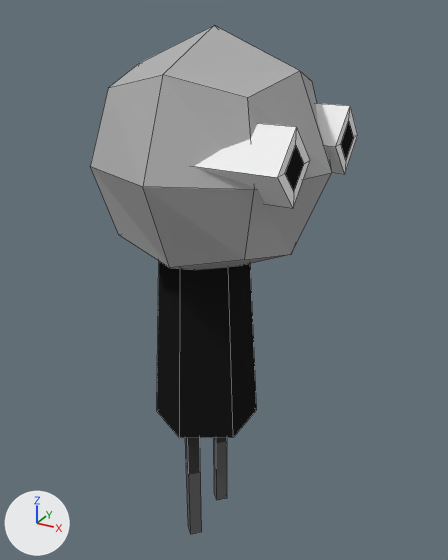
An edit to the Blender file assets/art/trtr.blend, drawn before and after from the same camera.
Camera for both pictures: a 50 mm lens placed at (0.955, -1.606, 1.809), pointed at (0.043, 0.051, 0.98). Every picture has the same lights, and +X, +Y and +Z are marked at lower left. The first picture is the older version. Mesh edges are drawn as thin lines.

The first picture shows 'Eyes', 'Head', 'Legs', 'Shirt'.
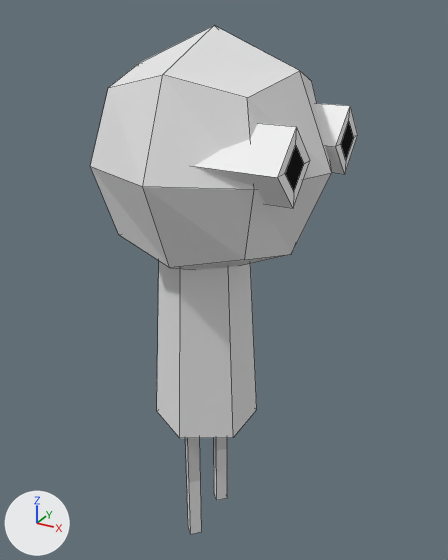
Where the newer file only moved an object's origin or applied its transform, the numbers keep the older frame.

The change, as a list of edits to the scene's bpy script:
```text
Change me_cylinder_002:
    where me_cylinder_002.from_pydata(...)  # 16 vertices, 11 faces; spans x -0.3..0.3, y -2.3..0.3, z -4.0..1.0
    used by ob_legs; location = (0.0, 0.1, 0.4); scale = (0.1, 0.1, 0.1)
    me_cylinder_002 part 1: texture (UV) coordinates of 11 of 11 faces, centred in x -0.15..0.15, y -2.15..0.15, z -4.0..1.0, changed; they spanned u 0.64..0.83, v 0.93..0.95 and now span u 0.16..0.35, v 0.93..0.96
Change me_cylinder_003:
    where me_cylinder_003.from_pydata(...)  # 16 vertices, 9 faces; spans x -1.56..1.56, y -2.8..0.8, z 0.76..7.24
    used by ob_shirt; location = (0.0, 0.1, 0.4); scale = (0.1, 0.1, 0.1)
    me_cylinder_003 part 2: texture (UV) coordinates of 9 of 9 faces, centred in x -1.4..1.4, y -2.21..0.21, z 0.76..7.24, changed; they spanned u 0.83..0.96, v 0.93..0.95 and now span u 0.18..0.18, v 0.93..0.93
Change me_cylinder_004:
    used by ob_head; location = (0.0, 0.1, 0.4); scale = (0.1, 0.1, 0.1)
    verts and faces of me_cylinder_004; kept vertices keep their numbers, new ones are numbered from 26
    before: 1 (-1.72, -3.12, 12.08) at pixel (108, 87), 3 (-1.72, 1.12, 12.08), 5 (2.52, -3.12, 12.08) at pixel (247, 97), 7 (2.52, 1.12, 12.08) at pixel (311, 81), 9 (-2.2, -3.6, 9.96) at pixel (90, 166)
    before: 10 (-2.2, -1.0, 12.56) at pixel (139, 63), 11 (-2.2, 1.6, 9.96), 13 (0.4, 1.6, 12.56), 14 (3.0, 1.6, 9.96), 16 (3.0, -1.0, 12.56) at pixel (299, 70)
    before: 17 (3.0, -3.6, 9.96) at pixel (254, 189), 19 (0.4, -3.6, 12.56) at pixel (162, 74), 22 (0.4, -4.67, 9.96) at pixel (142, 186), 23 (4.07, -1.0, 9.96) at pixel (331, 172), 24 (0.4, 2.67, 9.96)
    before: 25 (-3.27, -1.0, 9.96)
    remove me_cylinder_004.from_pydata(...)  # 26 vertices, 24 faces; spans x -3.27..4.07, y -4.67..2.67, z 6.29..13.63
    add me_cylinder_004.from_pydata(...)  # 34 vertices, 24 faces; spans x -3.27..4.07, y -4.67..2.67, z 6.29..13.63
    me_cylinder_004 part 3
    add delete_faces([(3, 11, 25, 10), (7, 14, 24, 13), (5, 17, 23, 16), (1, 9, 22, 19), (5, 19, 22, 17), (7, 16, 23, 14)])
    add delete_faces([(3, 13, 24, 11), (1, 10, 25, 9)])
    add verts[26] = (-2.2, -3.6, 9.96)  # pixel (90, 166)
    add verts[27] = (-2.2, 1.6, 9.96)
    add verts[28] = (3.0, 1.6, 9.96)
    add verts[29] = (3.0, -3.6, 9.96)  # pixel (254, 189)
    add verts[30] = (0.4, -4.67, 9.96)  # pixel (142, 186)
    add verts[31] = (4.07, -1.0, 9.96)  # pixel (331, 172)
    add verts[32] = (0.4, 2.67, 9.96)
    add verts[33] = (-3.27, -1.0, 9.96)
    add faces += [(3, 27, 33, 10), (7, 28, 32, 13), (5, 29, 31, 16), (1, 26, 30, 19), (5, 19, 30, 29), (7, 16, 31, 28)]
    add faces += [(3, 13, 32, 27), (1, 10, 33, 26)]
    me_cylinder_004 part 4: 16 kept faces spanning x -3.27..4.07, y -4.67..2.67, z 6.29..13.63 get new texture (UV) coordinates
```

Where the change shows, as pixel boxes (x1, y1, x2, y2) in the pictures (448 x 560 px; the box of a moved part takes in the faces that stretch with it):
part 1 of me_cylinder_002, surface changed (black to grey): (185, 438, 227, 534) in both
part 2 of me_cylinder_003, surface changed (black to grey): (157, 261, 257, 438) in both
part 3 of me_cylinder_004, moved or reshaped: (90, 71, 332, 190) in both
part 4 of me_cylinder_004, surface changed (lighter): (90, 26, 332, 270) in both
